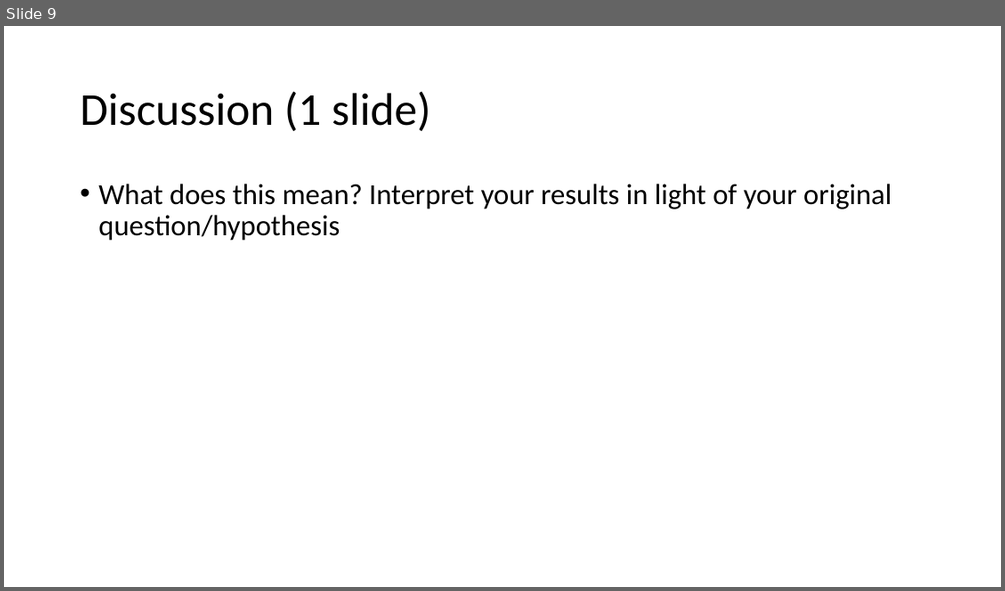
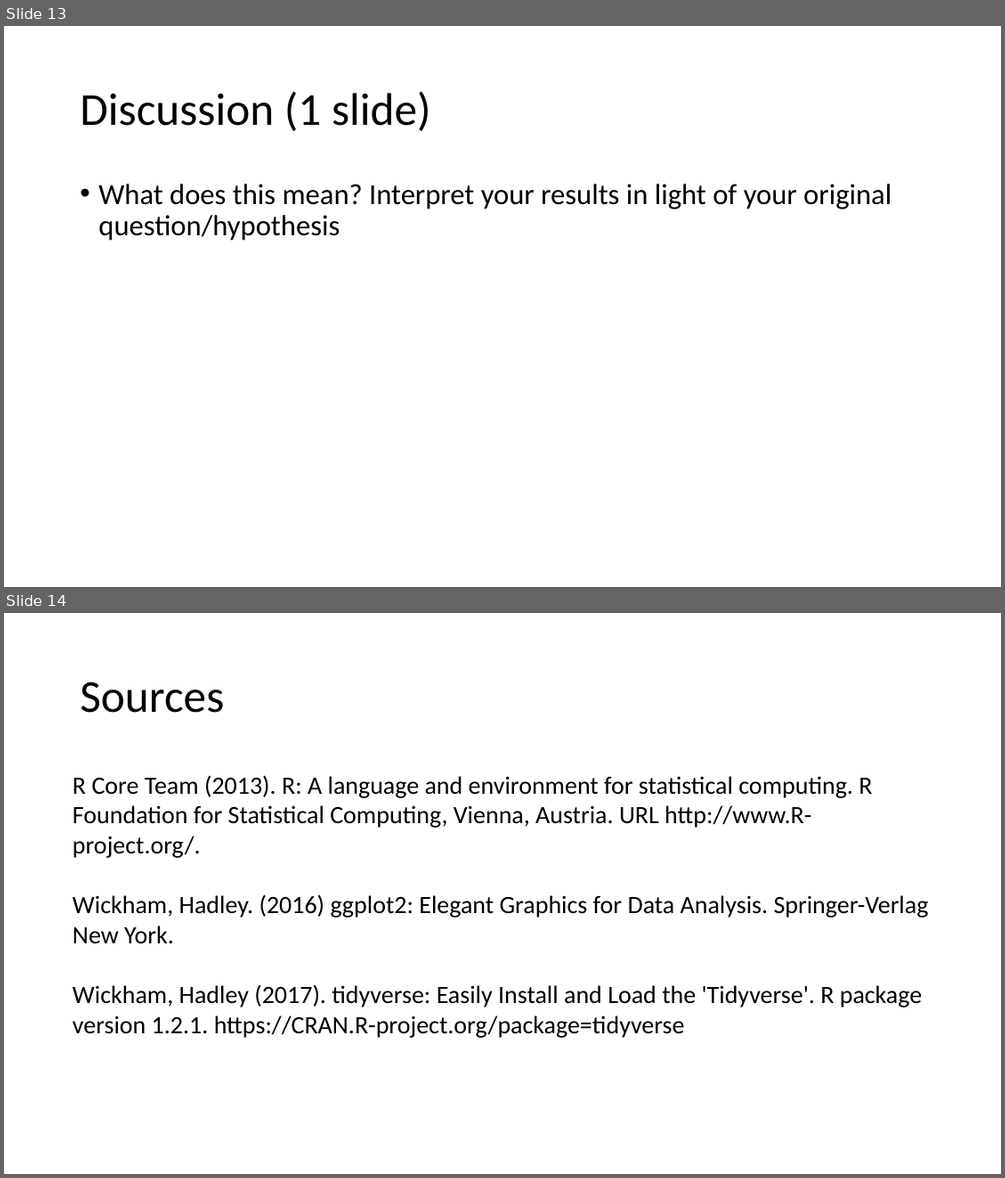
Before and after one commit to EEOB590A-Fall-2019/TiffanieRepository, a slide deck: docs/Stone_presentation_12-8-19.pptx. Shown one above the other, each under a label of ours: slide 9 before the commit, slides 13 and 14 after it. The pictures are 1005x591 and 1005x1178 pixels, drawn with LibreOffice and Linux fonts; fonts in the diff are those of the drawing. Boxes give left, top, right and bottom in pixels: in the first picture for what was removed or moved away, otherwise in the second. Text is boxed around its words. In the diff, an @@ line names an element or a change of style, - is before the commit and + after.

Commit message:
Working on final project - analysis of simulation data and continuing to organize repository

```diff
--- a/docs/Stone_presentation_12-8-19.pptx
+++ b/docs/Stone_presentation_12-8-19.pptx
@@ slide 14 added at [4, 613, 1001, 1174], background #FFFFFF @@
@@ title added at [80, 682, 224, 713], 44 pt, text #000000 @@
+Sources
@@ text added at [73, 775, 929, 1038], 24 pt, text #000000 @@
+R Core Team (2013). R: A language and environment for statistical computing. R Foundation for Statistical Computing, Vienna, Austria. URL http://www.R-project.org/.
+Wickham, Hadley. (2016) ggplot2: Elegant Graphics for Data Analysis. Springer-Verlag New York.
+Wickham, Hadley (2017). tidyverse: Easily Install and Load the 'Tidyverse'. R package version 1.2.1. https://CRAN.R-project.org/package=tidyverse
@@ what was slide 9 is now slide 13 @@
```
Also in this commit, not shown: 1 slide changed, 4 other slides added, 9 other files.
